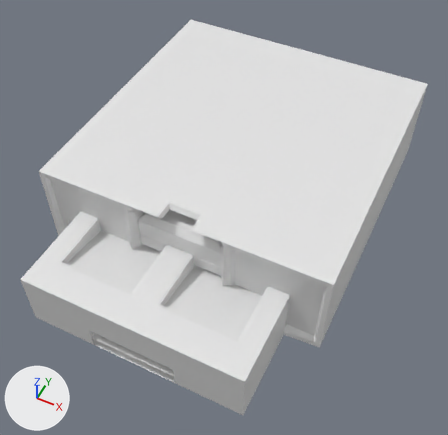
A saved change to the Blender file Assets/Resuorce/Models.blend.
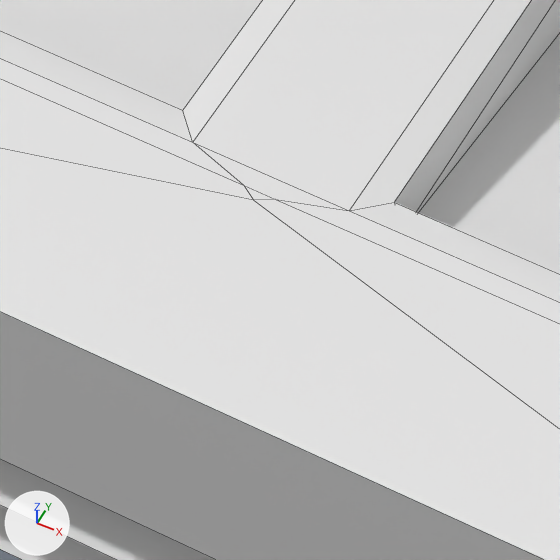
Each version is shown whole from a camera (50 mm lens) standing at (32.5, -57.1, 74.7) and looking at (1.7, 4.4, -2.2), then close up on the part from 24% to 41% of the width and 64% to 81% of the height. The lights are fixed; the arrows at lower left show +X, +Y and +Z. The close-ups show mesh edges as thin lines.

Script lines for the objects in view, before the commit:
```python
me_куб_006 = bpy.data.meshes.new('Куб.006')
me_куб_006.from_pydata(...)  # 1385 vertices, 1694 faces; spans x -18.0..18.1, y -22.4..24.1, z -8.9..1.1
# faces by material slot: [1247, 30, 417]
me_куб_006.materials.append(mat_base)  # white #e7e7e7
me_куб_006.materials.append(mat_border)  # white #e7e7e7
me_куб_006.materials.append(mat_second)  # white #e7e7e7
# before: 1257 (-16.6, -18.0, 1.1), 1258 (-0.4, -18.0, 1.1) at pixel (243, 185), 1272 (0.4, -18.0, 1.1) at pixel (275, 199), 1273 (16.6, -18.0, 1.1), 1314 (0.0, -18.2, 1.1) at pixel (253, 200)
# before: 1321 (-18.0, -22.4, 1.1), 1322 (18.1, -22.4, 1.1)
ob_игра = bpy.data.objects.new('Игра', me_куб_006)
ob_игра.location = (0.0, 0.0, 0.0)
```
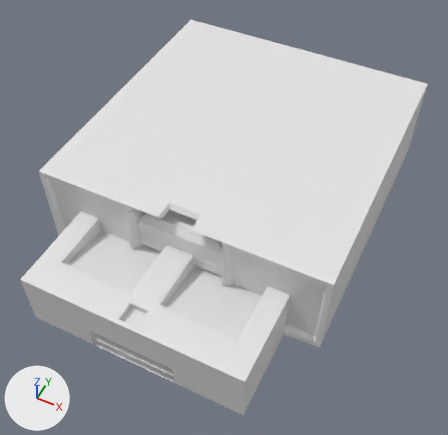
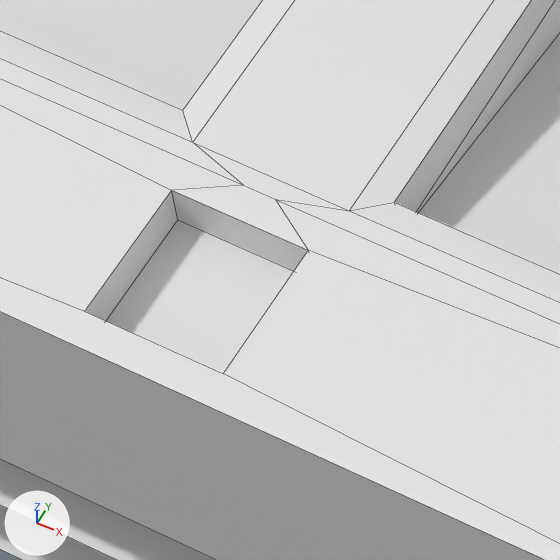
Where the change shows, as pixel boxes (x1, y1, x2, y2) in the close-ups (560 x 560 px):
part 1 of me_куб_006, built on
    both: (0, 79, 560, 560)

Diff of the bpy script that builds the scene:
```diff
--- a/Assets/Resuorce/Models.blend.py
+++ b/Assets/Resuorce/Models.blend.py
@@ me_куб_006 @@
 me_куб_006.from_pydata(...)  # 1385 vertices, 1694 faces; spans x -18.0..18.1, y -22.4..24.1, z -8.9..1.1
 # used by ob_игра; location = (0.0, 0.0, 0.0)
 # verts and faces of me_куб_006; kept vertices keep their numbers, new ones are numbered from 1385
+# me_куб_006 part 1
+delete_vertices([1314])  # with the faces that use them
+verts[1385] = (-1.5, -18.7, 0.1)  # pixel (177, 219)
+verts[1386] = (-1.5, -21.7, 1.1)  # pixel (84, 311)
+verts[1387] = (-1.5, -18.7, 1.1)  # pixel (171, 190)
+verts[1388] = (-1.5, -21.7, 0.1)
+for new, old in zip([*range(1389, 1393)], [*range(1385, 1389)]): verts[new] = verts[old] + (3.0, 0.0, 0.0)
+faces += [(1257, 1387, 1258), (1272, 1391, 1273), (1258, 1387, 1391, 1272), (1389, 1392, 1390, 1391), (1273, 1391, 1390, 1322), (1257, 1321, 1386, 1387)]  # mat_base (white #e7e7e7)
+faces += [(1321, 1322, 1390, 1386), (1385, 1388, 1392, 1389), (1385, 1387, 1386, 1388), (1385, 1389, 1391, 1387), (1386, 1390, 1392, 1388)]  # mat_base (white #e7e7e7)
 me_куб_006.materials.append(mat_base)
```
